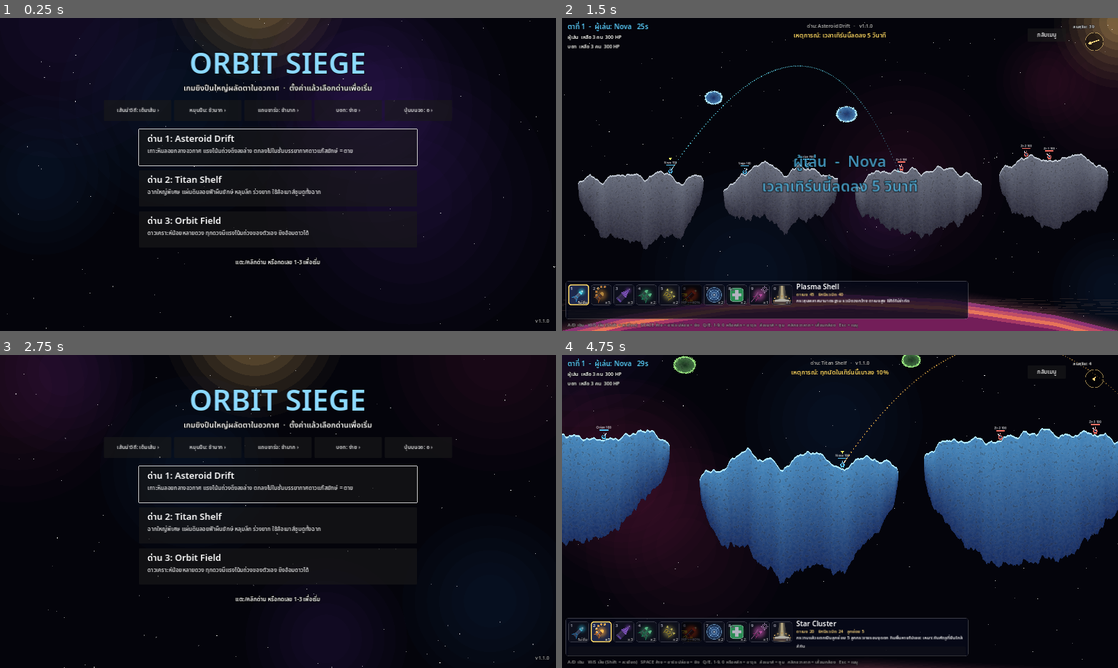
Above: before the commit, frames 1-4 (two rows, left to right).
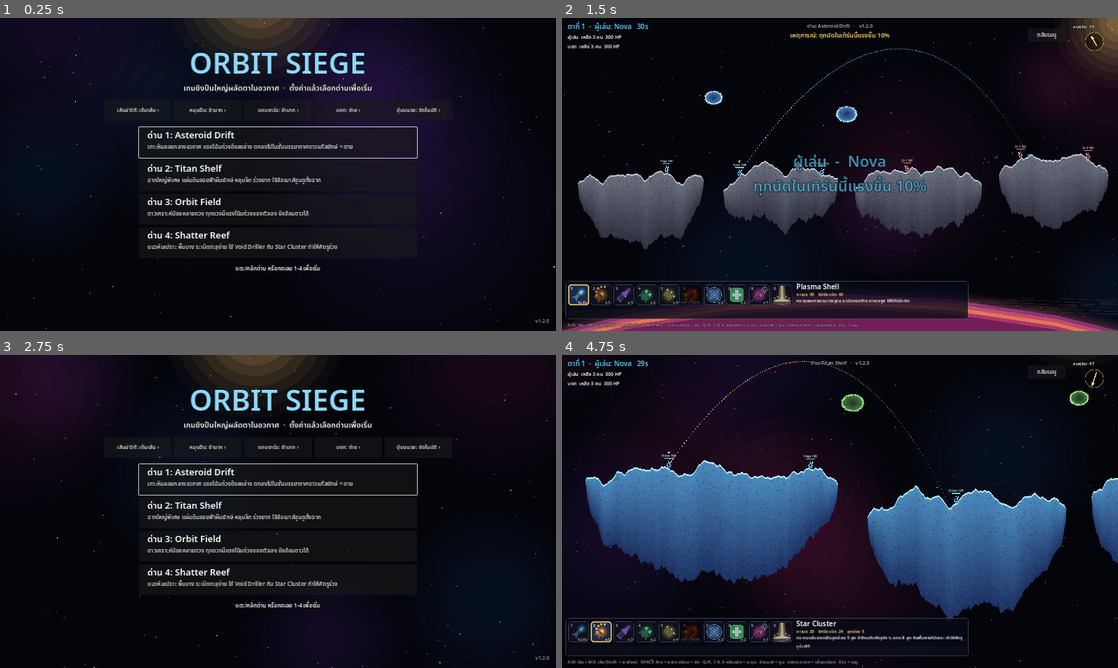
Above: after the commit, the same moments.

Repository: Pid924/OrbitSiege
Game: Godot game, scene res://scenes/menu.tscn
Same seed, same stepped clock (60 frames per second), same inputs: the game is played once before the commit and once after it.
Inputs (mouse positions are in pixels of both pictures, inside the frame that each line leads up to):
- Up to frame 1 (0.25 s): no input
- Up to frame 2 (1.5 s): click "ด่าน 1: Asteroid Drift" at 0.5 s; tap Enter at 1.25 s; move the mouse to (962, 158) at 1.27 s; hold D from 1.28 s (still down); hold Shift from 1.28 s (still down); click (962, 158) at 1.42 s
- Up to frame 3 (2.75 s): tap Space at 1.52 s; release D at 2 s; release Shift at 2 s; click "กลับเมนู" at 2 s
- Up to frame 4 (4.75 s): click "ด่าน 2: Titan Shelf" at 2.75 s; drag from (728, 527) to (812, 574) at 3.52 s; move the mouse to (895, 442) at 4.27 s; hold D from 4.28 s (still down); tap E at 4.35 s

The runs differ from the first frame. In frame 1, 4.0% of the frame differs, in the area x 24-98%, y 28-98%; in frame 2, 1.6%; in frame 3, 4.0%; in frame 4, 38%, in the area x 0-100%, y 0-100%.

Commit message:
1.2.0: Shatter Reef stage, weapon tuning, spread-out spawns
Seeker 40 damage, Trident 4 uses, Driller wide crater on a ground miss,
Cluster 8 bomblets on a direct hit, units start at least 250 px apart.

Co-Authored-By: Claude Opus 5.5 <noreply@anthropic.com>
Claude-Session: https://claude.ai/code/session_01Lo9zaQgDYn7BjieRUw61Dn

Diff:
--- a/project.godot
+++ b/project.godot
@@ -5,7 +5,7 @@
 
 config/name="Orbit Siege"
 config/description="Turn-based space artillery prototype."
-config/version="1.1.0"
+config/version="1.2.0"
 run/main_scene="res://scenes/menu.tscn"
 config/features=PackedStringArray("4.2", "GL Compatibility")
 
--- a/scripts/game/game_settings.gd
+++ b/scripts/game/game_settings.gd
@@ -14,17 +14,24 @@
 		"kind": "islands", "size": Vector2(3400, 1500),
 		"island_width": Vector2(700, 1100), "gap": Vector2(60, 110), "depth": Vector2(320, 460),
 	},
+	"reef": {
+		"name": "Shatter Reef",
+		"desc": "แนวหินเปราะ พื้นบาง ระเบิดทะลุง่าย ใช้ Void Driller กับ Star Cluster ทำให้ศัตรูร่วง",
+		"kind": "islands", "size": Vector2(2400, 1150),
+		"island_width": Vector2(300, 440), "gap": Vector2(60, 110), "depth": Vector2(40, 70),
+		"carve_mult": 1.25,
+	},
 	"orbit": {
 		"name": "Orbit Field",
 		"desc": "ดาวเคราะห์น้อยหลายดวง ทุกดวงมีแรงโน้มถ่วงของตัวเอง ยิงอ้อมดาวได้",
 		"kind": "planets", "size": Vector2(1900, 1050),
 	},
 }
-const STAGE_ORDER := ["drift", "titan", "orbit"]
+const STAGE_ORDER := ["drift", "titan", "orbit", "reef"]
 
 ## How much of the predicted flight path the human player sees, in seconds of flight.
 const GUIDE_OPTIONS := [["ปิด", 0.0], ["สั้น", 0.35], ["กลาง", 0.9], ["ยาว", 2.0], ["เต็มเส้น", 12.0]]
-const VERSION := "1.1.0"
+const VERSION := "1.2.0"
 
 ## [label, seconds to fill the charge bar] for the human player.
 const CHARGE_OPTIONS := [["ช้ามาก", 5.0], ["ช้า", 3.6], ["ปกติ", 2.6], ["เร็ว", 1.6]]
--- a/scripts/game/match.gd
+++ b/scripts/game/match.gd
@@ -60,6 +60,9 @@
 var units: Array = []
 var projectiles: Array = []
 var controllers: Array = []
+var carve_mult := 1.0  # stage-wide crater size (brittle ground on Shatter Reef)
+## Units start at least this far apart, so no single blast (Sky Lance is the widest) hits two at once.
+const MIN_SPAWN_GAP := 250.0
 var command_queue: Array = []
 
 var phase := Phase.AIMING
@@ -104,6 +107,7 @@
 func _build_world() -> void:
 	var cfg: Dictionary = GameSettings.STAGES[stage]
 	world_size = cfg.size
+	carve_mult = cfg.get("carve_mult", 1.0)
 	var stars := Starfield.new()
 	add_child(stars)
 	stars.generate(rng, world_size)
@@ -117,12 +121,21 @@
 		stars.abyss_y = abyss_y
 		physics.uniform_gravity = Vector2(0, DRIFT_GRAVITY)
 		physics.bounds = Rect2(-400, -3000, world_size.x + 800, 3000 + abyss_y)
-		_spawn_units_on_islands(terrain.generate_islands(rng, cfg))
 	else:
 		physics.bounds = Rect2(Vector2(-250, -250), world_size + Vector2(500, 500))
-		_generate_planets()
-		terrain.generate(physics, rng)
-		_spawn_units()
+	# Some maps leave no room to start everyone far enough apart; make a new map then.
+	var spawns := []
+	for map_try in 8:
+		if cfg.kind == "islands":
+			spawns = _choose_spawns(_island_homes(terrain.generate_islands(rng, cfg)))
+		else:
+			physics.planets.clear()
+			_generate_planets()
+			terrain.generate(physics, rng)
+			spawns = _choose_spawns(_planet_homes())
+		if _min_pair_gap(spawns) >= MIN_SPAWN_GAP:
+			break
+	_create_units(spawns)
 
 	for team in 2:
 		for id in Weapons.LIST:
@@ -164,18 +177,69 @@
 			physics.add_planet(c, r)
 
 
-func _spawn_units() -> void:
-	# Team 0 lives on the left-most planets, team 1 on the right-most ones.
+## Spawn spots per team: team 0 on the left-most planets, team 1 on the right-most ones.
+func _planet_homes() -> Array:
 	var sorted := physics.planets.duplicate()
 	sorted.sort_custom(func(a, b): return a.center.x < b.center.x)
-	var half := maxi(1, sorted.size() / 2)
+	# With an odd count both teams may use the middle planet, so each has room to spread out.
+	var half := maxi(1, (sorted.size() + 1) / 2)
 	var homes := [sorted.slice(0, half), sorted.slice(sorted.size() - half)]
+	return homes.map(func(h): return _planet_spots(h))
+
+
+## Spawn spots per team: team 0 on the left islands, team 1 on the right ones.
+func _island_homes(islands: Array) -> Array:
+	var half := maxi(1, islands.size() / 2)
+	var homes := [islands.slice(0, half), islands.slice(islands.size() - half)]
+	return homes.map(func(h): return _island_spots(h))
+
+
+func _island_spots(islands: Array) -> Array:
+	var spots := []
+	for attempt in 160:
+		var island: Dictionary = islands[rng.randi() % islands.size()]
+		var x := rng.randf_range(lerpf(island.x0, island.x1, 0.08), lerpf(island.x0, island.x1, 0.92))
+		var pos := Vector2(x, 0)
+		while pos.y < abyss_y and not terrain.is_solid(pos + Vector2.DOWN):
+			pos.y += 1.0
+		if pos.y < abyss_y:
+			spots.append(pos)
+	return spots
+
+
+## Picks every unit's start. Each team takes UNITS_PER_TEAM spots from its own list. Random sets of all
+## six are tried until every unit is at least MIN_SPAWN_GAP from every other (else the most spread set).
+func _choose_spawns(team_spots: Array) -> Array:
+	for team in 2:
+		if team_spots[team].is_empty():
+			team_spots[team] = [Vector2(world_size.x * (0.25 + 0.5 * team), 100)]
+	# Start from a random set, then keep moving one unit of the closest pair to another of its
+	# team's spots whenever that does not shrink the smallest gap.
+	var best := []
+	for team in 2:
+		for i in UNITS_PER_TEAM:
+			best.append(team_spots[team][rng.randi() % team_spots[team].size()])
+	var best_gap := _min_pair_gap(best)
+	for attempt in 3000:
+		if best_gap >= MIN_SPAWN_GAP:
+			break
+		var k := _closest_unit_index(best)
+		var trial := best.duplicate()
+		var team := k / UNITS_PER_TEAM
+		trial[k] = team_spots[team][rng.randi() % team_spots[team].size()]
+		var gap := _min_pair_gap(trial)
+		if gap >= best_gap:
+			best = trial
+			best_gap = gap
+	return best
+
+
+func _create_units(spawns: Array) -> void:
 	var id := 0
 	for team in 2:
 		for i in UNITS_PER_TEAM:
-			var planet: Dictionary = homes[team][i % homes[team].size()]
 			var unit := Unit.new()
-			unit.position = _find_spawn_point(planet)
+			unit.position = spawns[id]
 			unit.fell.connect(_on_unit_fell)
 			add_child(unit)
 			unit.setup(id, team, UNIT_NAMES[team][i], TEAM_COLORS[team], physics, terrain)
@@ -184,51 +248,35 @@
 			id += 1
 
 
-func _spawn_units_on_islands(islands: Array) -> void:
-	# Team 0 starts on the left islands, team 1 on the right ones.
-	var half := maxi(1, islands.size() / 2)
-	var homes := [islands.slice(0, half), islands.slice(islands.size() - half)]
-	var id := 0
-	for team in 2:
-		for i in UNITS_PER_TEAM:
-			var unit := Unit.new()
-			unit.position = _find_island_spawn(homes[team])
-			unit.fell.connect(_on_unit_fell)
-			add_child(unit)
-			unit.setup(id, team, UNIT_NAMES[team][i], TEAM_COLORS[team], physics, terrain)
-			unit.grounded = true
-			units.append(unit)
-			id += 1
-
-
-func _find_island_spawn(islands: Array) -> Vector2:
-	var best := Vector2(world_size.x / 2.0, 100)
-	for attempt in 60:
-		var island: Dictionary = islands[rng.randi() % islands.size()]
-		var x := rng.randf_range(lerpf(island.x0, island.x1, 0.12), lerpf(island.x0, island.x1, 0.88))
-		var pos := Vector2(x, 0)
-		while pos.y < abyss_y and not terrain.is_solid(pos + Vector2.DOWN):
-			pos.y += 1.0
-		if pos.y >= abyss_y:
-			continue
-		best = pos
-		var clear := true
-		for u in units:
-			if u.position.distance_to(pos) < 70.0:
-				clear = false
-				break
-		if clear:
-			return pos
-	return best
-
-
-func _find_spawn_point(planet: Dictionary) -> Vector2:
-	var center: Vector2 = planet.center
-	var radius: float = planet.radius
-	var best := center + Vector2.UP * radius
-	for attempt in 40:
+func _min_pair_gap(points: Array) -> float:
+	var gap := INF
+	for i in points.size():
+		for j in range(i + 1, points.size()):
+			gap = minf(gap, points[i].distance_to(points[j]))
+	return gap
+
+
+## One of the two points in the closest pair, picked at random.
+func _closest_unit_index(points: Array) -> int:
+	var pair := [0, 1]
+	var gap := INF
+	for i in points.size():
+		for j in range(i + 1, points.size()):
+			var d: float = points[i].distance_to(points[j])
+			if d < gap:
+				gap = d
+				pair = [i, j]
+	return pair[rng.randi() % 2]
+
+
+func _planet_spots(planets: Array) -> Array:
+	var spots := []
+	for attempt in 150:
+		var planet: Dictionary = planets[rng.randi() % planets.size()]
+		var center: Vector2 = planet.center
+		var radius: float = planet.radius
 		# Prefer the upper half of the planet, it reads better on screen.
-		var angle := rng.randf_range(-PI * 0.9, -PI * 0.1) if attempt < 30 else rng.randf() * TAU
+		var angle := rng.randf_range(-PI * 0.9, -PI * 0.1) if attempt < 60 else rng.randf() * TAU
 		var dir := Vector2.from_angle(angle)
 		var pos := center + dir * radius * 1.4
 		while not terrain.is_solid(pos - dir) and pos.distance_to(center) > 1.0:
@@ -237,15 +285,8 @@
 			continue
 		if physics.up_at(pos).dot(dir) < 0.9:
 			continue  # another planet pulls harder here
-		var clear := true
-		for u in units:
-			if u.position.distance_to(pos) < 70.0:
-				clear = false
-				break
-		if clear:
-			return pos
-		best = pos
-	return best
+		spots.append(pos)
+	return spots
 
 
 # --- Commands -------------------------------------------------------------
@@ -465,7 +506,7 @@
 	return pts
 
 
-func on_detonation(pos: Vector2, weapon_id: String, vel: Vector2) -> void:
+func on_detonation(pos: Vector2, weapon_id: String, vel: Vector2, direct := false) -> void:
 	var w := Weapons.get_def(weapon_id)
 	if w.has("strike_width"):
 		_call_sky_strike(pos, weapon_id)
@@ -473,7 +514,10 @@
 	var radius: float = w.radius * shot_radius_mult
 	var shooter_team: int = current_team
 	if radius > 0.0:
-		terrain.carve(pos, w.get("carve", w.radius) * shot_radius_mult)
+		var crater: float = w.get("carve", w.radius)
+		if not direct and w.has("miss_carve"):
+			crater = w.miss_carve
+		terrain.carve(pos, crater * shot_radius_mult * carve_mult)
 	if w.has("boost"):
 		team_boost[shooter_team] = w.boost
 		_float_text(pos + Vector2(0, -60), "นัดถัดไปแรงขึ้น %d%%" % int(w.boost * 100), Color(0.5, 1.0, 0.6))
@@ -501,7 +545,8 @@
 		_float_text(c + Vector2(0, -30), "-%d" % dmg, Color(1, 0.85, 0.4))
 	if w.has("bomblets"):
 		var back: Vector2 = -vel.normalized() if vel.length_squared() > 1.0 else physics.up_at(pos)
-		for i in int(w.bomblets):
+		var count: int = int(w.get("direct_bomblets", w.bomblets)) if direct else int(w.bomblets)
+		for i in count:
 			var dir := back.rotated(rng.randf_range(-1.1, 1.1))
 			_spawn_projectile(pos + dir * 6.0, dir * rng.randf_range(180.0, 300.0), "bomblet", 0.05)
 	var fx := Explosion.new()
@@ -532,7 +577,7 @@
 	var width: float = w.strike_width * shot_radius_mult
 	var perp := Vector2(-axis.y, axis.x)
 	for k in range(-2, 3):
-		terrain.carve(pos + perp * (k * width * 0.4) - axis * 10.0, w.strike_carve * shot_radius_mult)
+		terrain.carve(pos + perp * (k * width * 0.4) - axis * 10.0, w.strike_carve * shot_radius_mult * carve_mult)
 	for u in units:
 		if not u.alive:
 			continue
--- a/scripts/game/projectile.gd
+++ b/scripts/game/projectile.gd
@@ -34,7 +34,9 @@
 			drill_left -= h
 			position += vel * h
 			game.terrain.carve(position, 9.0)
-			if drill_left <= 0.0 or game.unit_at(position) != null or not game.physics.bounds.has_point(position):
+			if game.unit_at(position) != null:
+				_detonate(true)
+			elif drill_left <= 0.0 or not game.physics.bounds.has_point(position):
 				_detonate()
 			continue
 		if w.has("homing") and age > w.homing_delay and _steer(w, h):
@@ -53,7 +55,7 @@
 			else:
 				_detonate()
 		elif age > unit_ignore_time and game.unit_at(position) != null:
-			_detonate()
+			_detonate(true)
 	trail.append(position)
 	if trail.size() > 40:
 		trail.pop_front()
@@ -74,9 +76,10 @@
 	return true
 
 
-func _detonate() -> void:
+## `direct` = it burst on an enemy's body rather than on the ground.
+func _detonate(direct := false) -> void:
 	done = true
-	game.on_detonation(position, weapon_id, vel)
+	game.on_detonation(position, weapon_id, vel, direct)
 
 
 func _draw() -> void:
--- a/scripts/sim/weapons.gd
+++ b/scripts/sim/weapons.gd
@@ -12,6 +12,8 @@
 ##   drill_time   keeps boring through the ground before detonating
 ##   homing       after homing_delay, locks on the nearest enemy and steers at turn_rate (rad/s)
 ##   strike_width marks a spot; a beam from the sky then hits a strip this wide (each side)
+##   miss_carve   crater radius when it bursts in the ground without touching a unit
+##   direct_bomblets  bomblet count when it bursts right on a unit
 
 const LIST := ["plasma", "cluster", "driller", "double", "triple", "rage", "snare", "mender", "seeker", "sky"]
 
@@ -23,13 +25,13 @@
 	},
 	"cluster": {
 		"name": "Star Cluster", "radius": 24.0, "carve": 38.0, "damage": 20.0, "ammo": 5,
-		"color": Color(1.0, 0.75, 0.3), "bomblets": 5, "icon": "res://assets/weapons/cluster.png",
-		"desc": "กระทบแล้วแตกเป็นลูกย่อย 5 ลูกกระจายรอบจุดตก กินพื้นหายไปเยอะ เหมาะกับศัตรูที่ยืนใกล้กัน",
+		"color": Color(1.0, 0.75, 0.3), "bomblets": 5, "direct_bomblets": 8, "icon": "res://assets/weapons/cluster.png",
+		"desc": "กระทบแล้วแตกเป็นลูกย่อย 5 ลูก ถ้าโดนตัวศัตรูจัง ๆ แตก 8 ลูก กินพื้นหายไปเยอะ ทำให้ศัตรูร่วงได้",
 	},
 	"driller": {
 		"name": "Void Driller", "radius": 34.0, "damage": 40.0, "ammo": 3,
-		"color": Color(0.8, 0.45, 1.0), "drill_time": 0.8, "icon": "res://assets/weapons/driller.png",
-		"desc": "เจาะทะลุพื้นลึกเข้าไปเกือบวินาทีแล้วค่อยระเบิด ขุดถึงศัตรูที่หลบหลังกำบัง",
+		"color": Color(0.8, 0.45, 1.0), "drill_time": 0.8, "miss_carve": 78.0, "icon": "res://assets/weapons/driller.png",
+		"desc": "เจาะทะลุพื้นลึกแล้วค่อยระเบิด ถ้าไม่โดนตัวศัตรูจะระเบิดพื้นรอบข้างเป็นหลุมกว้าง ทำให้ศัตรูที่ยืนใกล้ ๆ ร่วงได้",
 	},
 	"double": {
 		"name": "Twin Strike", "radius": 30.0, "damage": 40.0, "ammo": 2, "shots": 2,
@@ -37,7 +39,7 @@
 		"desc": "ยิงได้ 2 ครั้งในตาเดียว ด้วยมุมและแรงเดิม นัดที่สองซ้ำจุดเดิมให้หลุมลึกขึ้น",
 	},
 	"triple": {
-		"name": "Trident", "radius": 26.0, "damage": 35.0, "ammo": 2, "spread": 3, "spread_deg": 6.0,
+		"name": "Trident", "radius": 26.0, "damage": 35.0, "ammo": 4, "spread": 3, "spread_deg": 6.0,
 		"color": Color(1.0, 0.95, 0.45), "icon": "res://assets/weapons/triple.png",
 		"desc": "ยิงออกเป็น 3 นัดพร้อมกันแบบพัด กระจายโดนศัตรูได้ถึง 3 ตัว",
 	},
@@ -57,7 +59,7 @@
 		"desc": "ฮีล 25 HP ให้เพื่อนทุกคนในวง และนัดถัดไปของทีม (อาวุธใดก็ได้) แรงขึ้น 50%",
 	},
 	"seeker": {
-		"name": "Hunter Seeker", "radius": 34.0, "damage": 50.0, "ammo": 1,
+		"name": "Hunter Seeker", "radius": 34.0, "damage": 40.0, "ammo": 1,
 		"homing": true, "homing_delay": 0.45, "turn_rate": 3.2,
 		"color": Color(1.0, 0.45, 0.85), "icon": "res://assets/weapons/seeker.png",
 		"desc": "กระสุนติดตาม บินไปครู่หนึ่งแล้วล็อกศัตรูที่ใกล้ที่สุด เลี้ยวตามไปเองไม่สนแรงโน้มถ่วง ใช้ได้ครั้งเดียว",
--- a/scripts/ui/menu.gd
+++ b/scripts/ui/menu.gd
@@ -69,19 +69,19 @@
 		var id: String = GameSettings.STAGE_ORDER[i]
 		var stage: Dictionary = GameSettings.STAGES[id]
 		var b := Button.new()
-		b.position = Vector2(400, 320 + i * 118)
-		b.size = Vector2(800, 104)
+		b.position = Vector2(400, 314 + i * 96)
+		b.size = Vector2(800, 88)
 		b.pressed.connect(_start.bind(id))
 		var heading := Label.new()
 		heading.text = "ด่าน %d: %s" % [i + 1, stage.name]
-		heading.position = Vector2(24, 8)
+		heading.position = Vector2(24, 4)
 		heading.add_theme_font_size_override("font_size", 26)
 		heading.mouse_filter = Control.MOUSE_FILTER_IGNORE
 		b.add_child(heading)
 		var desc := Label.new()
 		desc.text = stage.desc
-		desc.position = Vector2(24, 50)
-		desc.size = Vector2(752, 48)
+		desc.position = Vector2(24, 44)
+		desc.size = Vector2(752, 40)
 		desc.autowrap_mode = TextServer.AUTOWRAP_WORD_SMART
 		desc.add_theme_font_size_override("font_size", 16)
 		desc.modulate = Color(1, 1, 1, 0.8)
@@ -90,7 +90,7 @@
 		ui.add_child(b)
 		if i == 0:
 			b.grab_focus()
-	ui.add_child(_label("แตะ/คลิกด่าน หรือกดเลข 1-%d เพื่อเริ่ม" % GameSettings.STAGE_ORDER.size(), Vector2(0, 690), 16))
+	ui.add_child(_label("แตะ/คลิกด่าน หรือกดเลข 1-%d เพื่อเริ่ม" % GameSettings.STAGE_ORDER.size(), Vector2(0, 708), 16))
 	var version := _label("v%s" % GameSettings.VERSION, Vector2(0, 860), 14)
 	version.horizontal_alignment = HORIZONTAL_ALIGNMENT_RIGHT
 	version.size.x = 1580
@@ -112,7 +112,7 @@
 	aim_button.text = "หมุนปืน: %s ›" % GameSettings.AIM_OPTIONS[GameSettings.aim_speed][0]
 	charge_button.text = "แถบชาร์จ: %s ›" % GameSettings.CHARGE_OPTIONS[GameSettings.charge_speed][0]
 	bot_button.text = "บอท: %s ›" % GameSettings.BOT_LEVELS[GameSettings.bot_level][0]
-	touch_button.text = "ปุ่มบนจอ: %s ›" % GameSettings.TOUCH_OPTIONS[GameSettings.touch_ui][0]
+	touch_button.text = "ปุ่มบนจอ: %s ›" % GameSettings.TOUCH_OPTIONS[GameSettings.touch_ui]
 
 
 func _label(text: String, pos: Vector2, font_size: int) -> Label:
Not shown, changed: CHANGELOG.md
Not shown, changed: docs/index.pck
